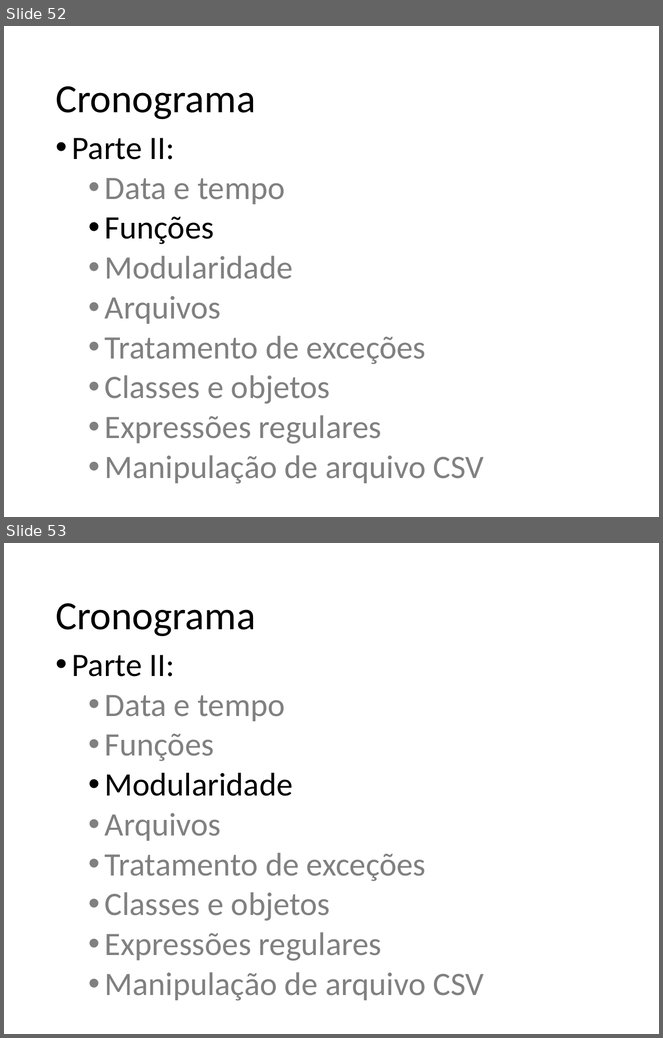
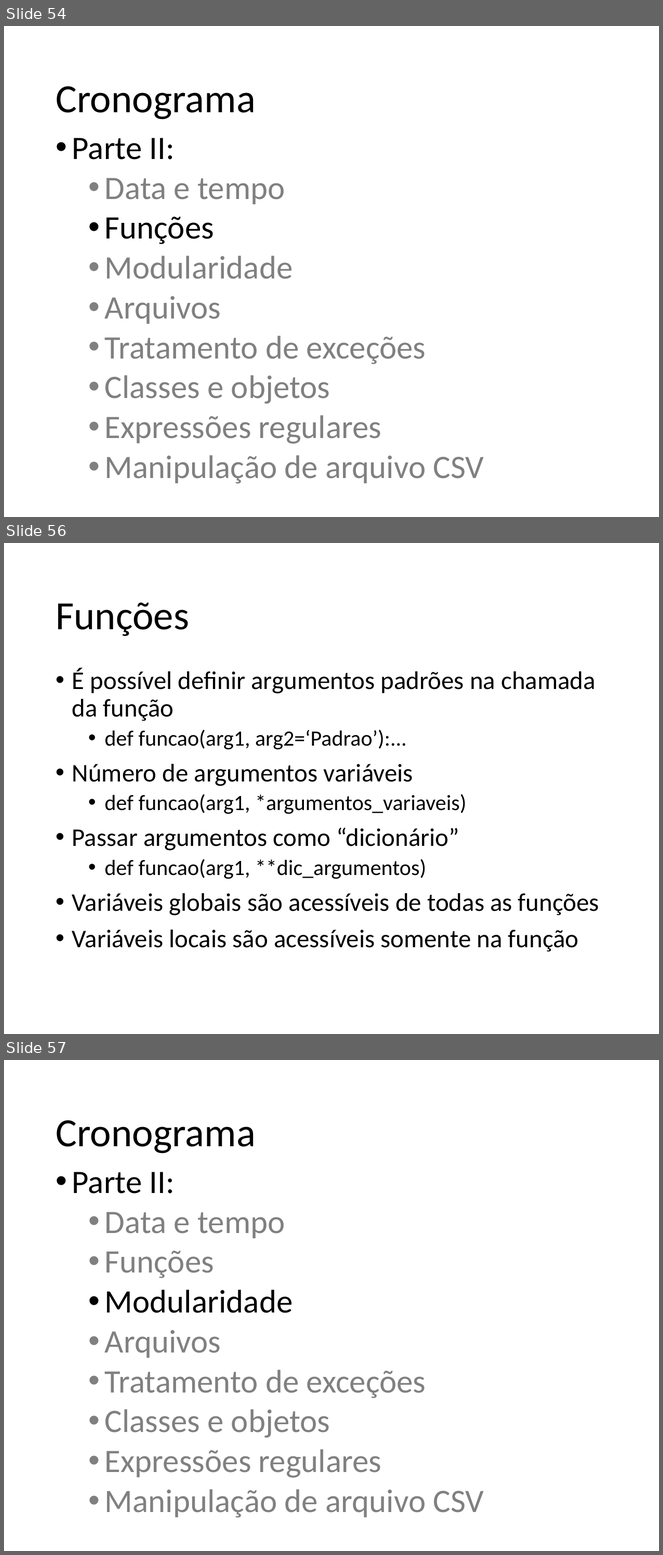
Before and after one commit to fernandoFernandeSantos/minicurso_python_2019, a slide deck: aula.pptx. Shown one above the other, each under a label of ours: slides 52 and 53 before the commit, slides 54, 56 and 57 after it; the slides between them are not shown. The pictures are 663x1038 and 663x1555 pixels, drawn with LibreOffice and Linux fonts; fonts in the diff are those of the drawing. Boxes give left, top, right and bottom in pixels: in the first picture for what was removed or moved away, otherwise in the second. Text is boxed around its words. In the diff, an @@ line names an element or a change of style, - is before the commit and + after.

```diff
--- a/aula.pptx
+++ b/aula.pptx
@@ slide 56 added at [4,543,659,1034], background #FFFFFF @@
@@ title added at [55,602,189,636], 44 pt, text #000000 @@
+Funções
@@ text added at [72,668,599,952], 28 pt, text #000000 @@
+• É possível definir argumentos padrões na chamada da função
+  • def funcao(arg1, arg2=‘Padrao’):...
+• Número de argumentos variáveis
+  • def funcao(arg1, *argumentos_variaveis)
+• Passar argumentos como “dicionário”
+  • def funcao(arg1, **dic_argumentos)
+• Variáveis globais são acessíveis de todas as funções
+• Variáveis locais são acessíveis somente na função
@@ what was slide 52 is now slide 54 @@
@@ what was slide 53 is now slide 57 @@
```
Also in this commit, not shown: 5 other slides added, 1 slide removed.
